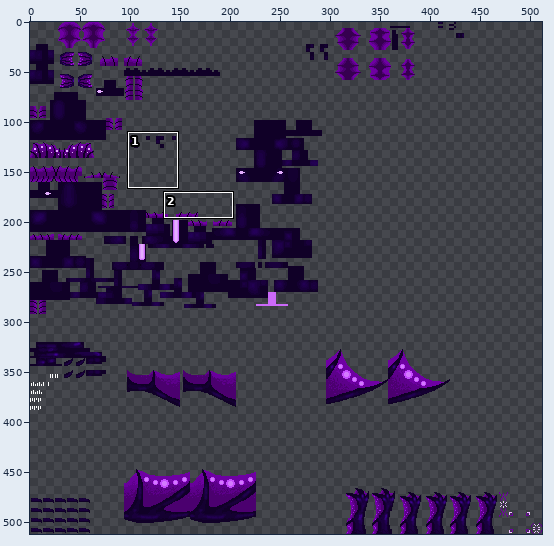
Sprite sheet -- src/test/resources/SimplyRobotic_young.png. Above, an overview of the earlier version with the close-up marked.
Close-up. Old version:
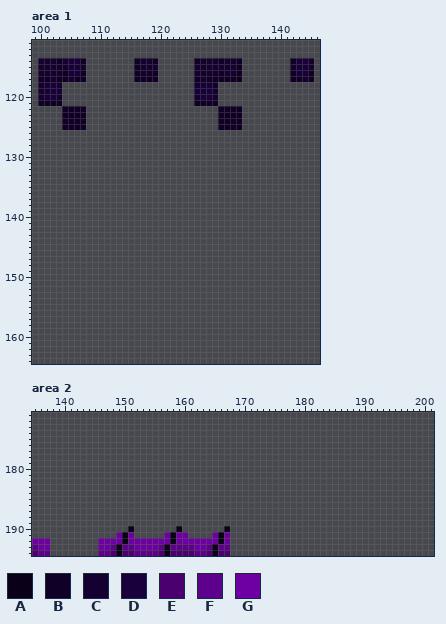
The file is 512x512 pixels. Colours within 5 levels of each other are drawn and written as one. Shown: area 1: x 99..146, y 111..164; area 2: x 135..201, y 171..194. The commit also changed other parts of the picture, which this record leaves out.
Palette (. is transparent): A #0a0017  B #100027  C #140031  D #19003c  E #4b006f  F #5d008b  G #6e00a3
Pixels before, area 1 (only the part around the change), first column x 99:
111 ................................................
112 ................................................
113 ................................................
114 .CCCBCDDB........BCCB......BCCCBCCB........BDDC.
115 .CCCCCDDC........BCCC......CCCCCCCB........CDDC.
116 .CCCCBDDB........BCCB......CCCCBCCB........BDDB.
117 .BBCBBCBB........BBBB......BCBBBBBB........BBCB.
118 .CDDC......................CDDC.................
119 .CDDD......................DDDC.................
120 .CDDC......................CDDC.................
121 .BBBB......................BBBB.................
122 .....BBBB......................BBBB.............
123 .....BBBB......................BBBB.............
124 .....BBBB......................BBBB.............
125 .....BBBB......................BBBB.............
126 ................................................
127 ................................................
128 ................................................
129 ................................................
130 ................................................
131 ................................................
132 ................................................
133 ................................................
134 ................................................
135 ................................................
136 ................................................
137 ................................................
138 ................................................
139 ................................................
140 ................................................
141 ................................................
142 ................................................
143 ................................................
144 ................................................
145 ................................................
146 ................................................
147 ................................................
148 ................................................
149 ................................................
150 ................................................
151 ................................................
152 ................................................
153 ................................................
154 ................................................
155 ................................................
156 ................................................
157 ................................................
158 ................................................
159 ................................................
160 ................................................
161 ................................................
162 ................................................
163 ................................................
164 ................................................
Pixels before, area 2, first column x 135:
190 ................A.......A.......A
191 ..............GAG.....GAGG....GAG
192 GGG........GGGGAGGGGGGGAGGGGGGGAG
193 FGG........GGFAFFGGGGFAFFFFGGFAFF
194 EFF........FFEAEEFFFFEAEEEEFFEAEE
And afterwards:
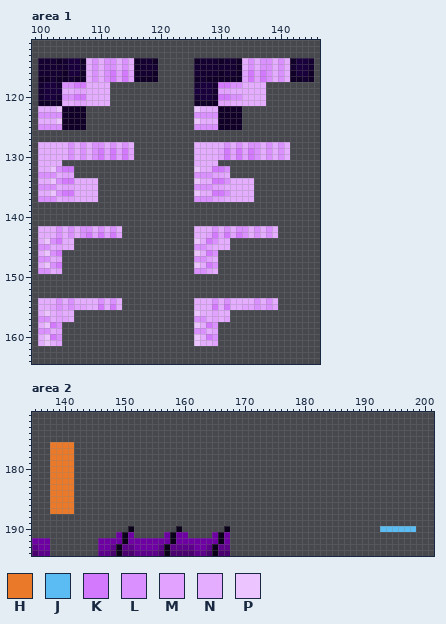
Colours new in this view: H #ea7a2a  J #5bbcf4  K #d379fe  L #da90ff  M #e1a3ff  N #e4adff  P #ecc4ff
Difference:
Changed rows in their new state; - is an unchanged pixel.
Area 1:
first column x 100:
114 --------NLNLLNLN------------------NLNLLNLN
115 --------NLNLLNLN------------------NLNLLNLN
116 --------NLNLKMKM------------------MKMKLNLN
117 --------NLNLKMKM------------------MKMKLNLN
118 ----LLKKNNNN------------------KKLLNNNN----
119 ----NNMMNNNN------------------MMNNNNNN----
120 ----LLKKNNNN------------------KKLLNNNN----
121 ----NNMMNNNN------------------MMNNNNNN----
122 NNNP----------------------PNNN------------
123 LLLL----------------------LLLL------------
124 NNNP----------------------PNNN------------
125 LLLL----------------------LLLL------------
128 NNNNNLNLNLLNLNLN----------NNNNNLNLNLLNLNLN
129 NNNNNLNLNLKMKMKM----------NNNNMKMKMKLNLNLN
130 NNNNNLNLNLKMKMKM----------NNNNMKMKMKLNLNLN
131 NNNN----------------------NNNN------------
132 NNPLKK--------------------PNNKKL----------
133 LLLNMM--------------------LLLMMN----------
134 NNPLKKNNNN----------------PNNKKLNNNN------
135 LLLNMMNNNN----------------LLLMMNNNNN------
136 NNPLKKNNNN----------------PNNKKLNNNN------
137 LLLNMMNNNN----------------LLLMMNNNNN------
first column x 100:
142 NNNLNLNLLNLNLN------------NNNLNLNLLNLNLN
143 NNNLNLNLKMKMKM------------NNMKMKMKLNLNLN
144 NPLKNN--------------------PNKLNN--------
145 LLNMNN--------------------LLMNNN--------
146 NPLK----------------------PNKL----------
147 LLNM----------------------LLMN----------
148 NPLK----------------------PNKL----------
149 LLNM----------------------LLMN----------
first column x 100:
154 NNNLNLNNNNLNLN------------NNNLNLNNNNLNLN
155 NNMLMLMMNNKNKN------------NNNKNKNNMMLMLM
156 NPNMNN--------------------PNNMNN--------
157 LLNMMN--------------------LLNMNM--------
158 NPKL----------------------PNKL----------
159 LLNM----------------------LLNM----------
160 NPKL----------------------PNKL----------
161 NPNM----------------------PNNM----------
Area 2:
first column x 138:
176 HHHH---------------------------------------------------------
177 HHHH---------------------------------------------------------
178 HHHH---------------------------------------------------------
179 HHHH---------------------------------------------------------
180 HHHH---------------------------------------------------------
181 HHHH---------------------------------------------------------
182 HHHH---------------------------------------------------------
183 HHHH---------------------------------------------------------
184 HHHH---------------------------------------------------------
185 HHHH---------------------------------------------------------
186 HHHH---------------------------------------------------------
187 HHHH---------------------------------------------------------
190 -------------------------------------------------------JJJJJJ
Boxes around the changes in both close-ups, in picture pixels (x1, y1, x2, y2):
added: (38, 58, 134, 202)
added: (194, 58, 290, 202)
added: (38, 226, 122, 274)
added: (194, 226, 278, 274)
added: (38, 298, 122, 346)
added: (194, 298, 278, 346)
added: (50, 442, 74, 514)
added: (380, 526, 416, 532)
